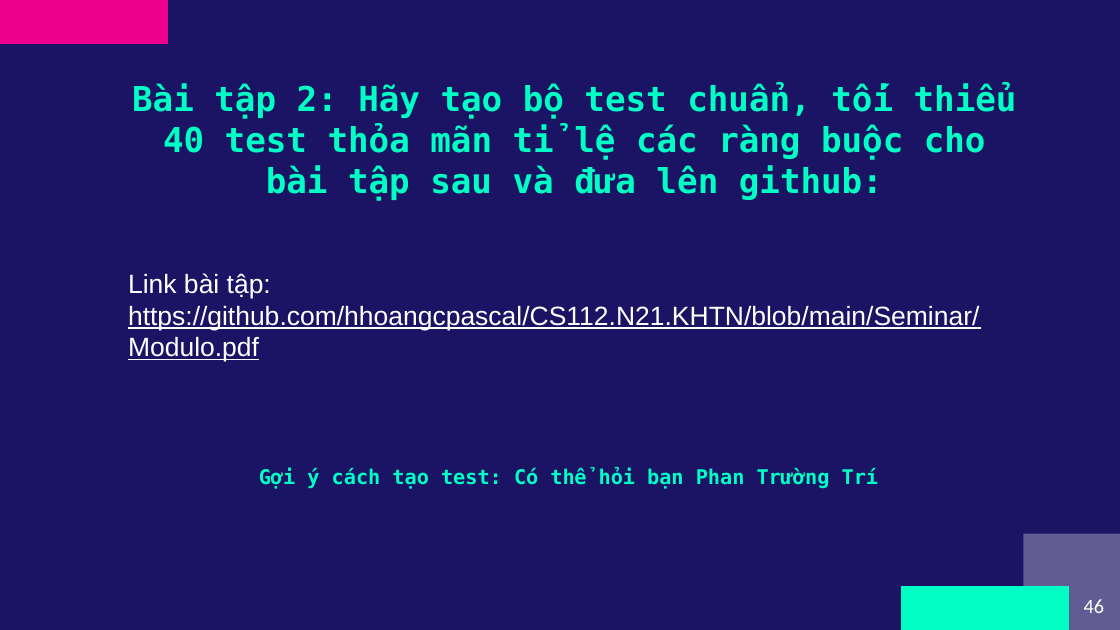
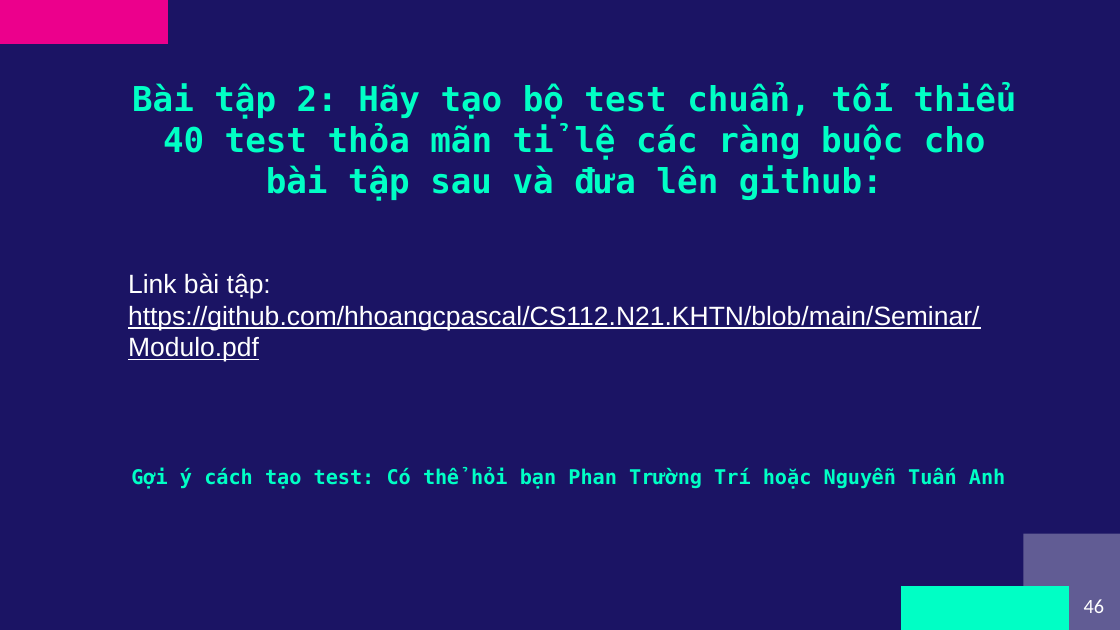
Before and after one commit to hhoangcp/CS112.N21.KHTN, a slide deck: slide 46 of Seminar/CS112.N21.KHTN-Testing.pptx. Drawn at 1120x630 pixels with LibreOffice and Linux fonts; fonts in the diff are those of the drawing. Boxes give left, top, right and bottom in pixels: in the first picture for what was removed or moved away, otherwise in the second. Text is boxed around its words. In the diff, an @@ line names an element or a change of style, - is before the commit and + after.

```diff
--- a/Seminar/CS112.N21.KHTN-Testing.pptx
+++ b/Seminar/CS112.N21.KHTN-Testing.pptx
@@ text at [131, 468, 1006, 489]: text changed @@
-Gợi ý cách tạo test: Có thể hỏi bạn Phan Trường Trí
+Gợi ý cách tạo test: Có thể hỏi bạn Phan Trường Trí hoặc Nguyễn Tuấn Anh
```
Also in this commit, not shown: 2 other slides changed.
